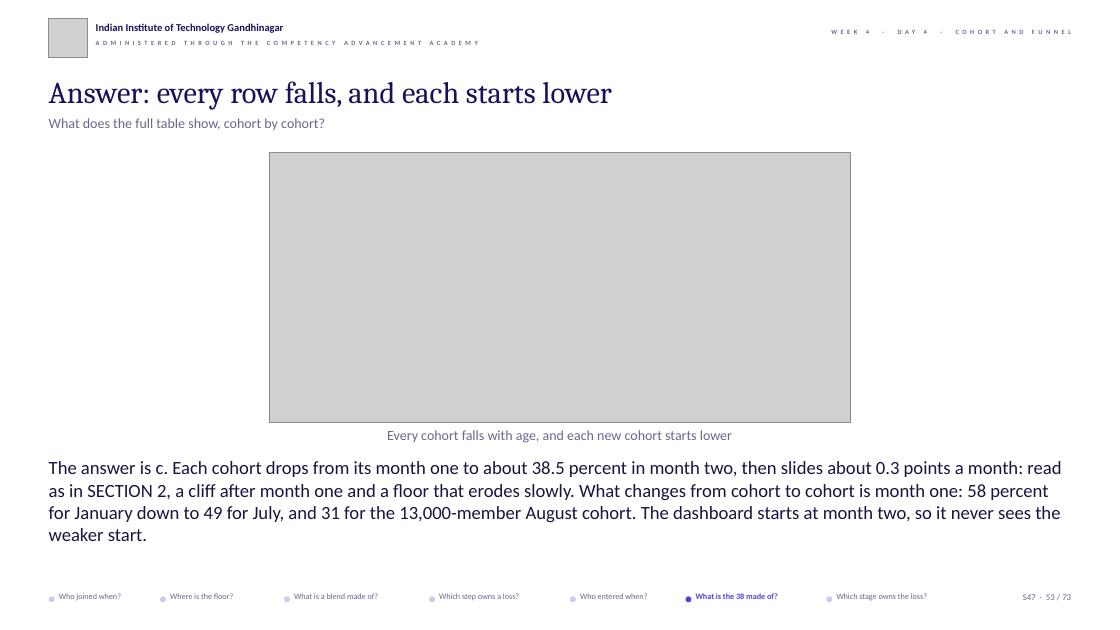
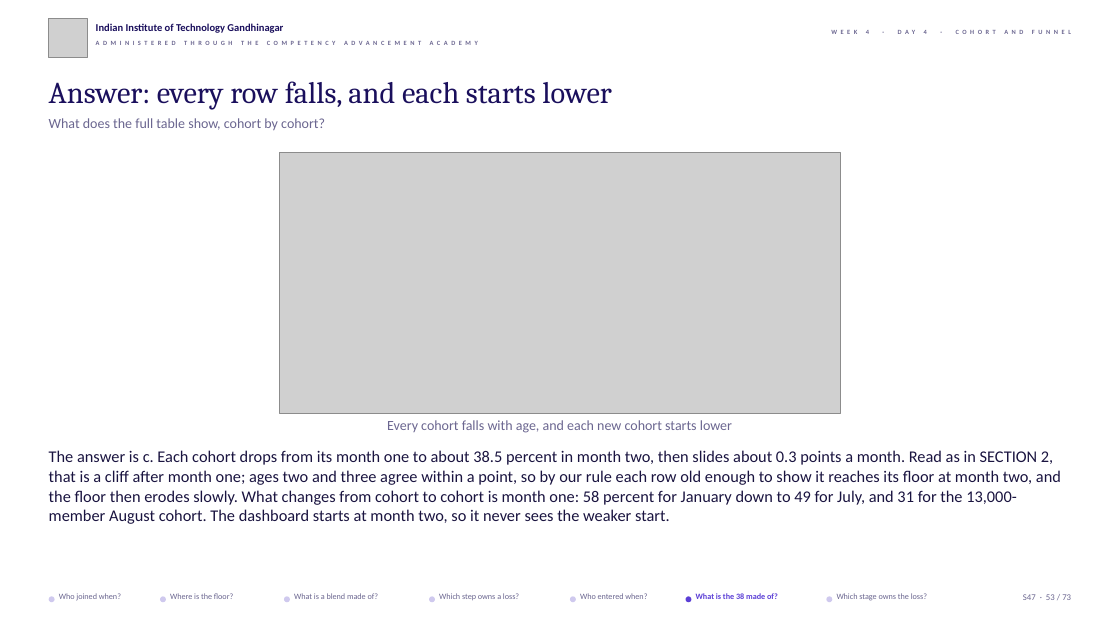
Before and after one commit to fde-academy-lab/c2-content-factory, a slide deck: slide 53 of content/W04/D4/slides/C2_W04_D04_half1_STUDENT.pptx. Drawn at 1120x630 pixels with LibreOffice and Linux fonts; fonts in the diff are those of the drawing; grey boxes stand for pictures; background and template pictures are left out. Boxes give left, top, right and bottom in pixels: in the first picture for what was removed or moved away, otherwise in the second. Text is boxed around its words. In the diff, an @@ line names an element or a change of style, - is before the commit and + after.

```diff
--- a/content/W04/D4/slides/C2_W04_D04_half1_STUDENT.pptx
+++ b/content/W04/D4/slides/C2_W04_D04_half1_STUDENT.pptx
@@ picture: place and size @@
-picture at (270,153,851,423)
+picture at (280,153,841,413)
@@ text "Every cohort falls with age, ...": place and size @@
-text "Every cohort falls with age, ..." at (387,430,732,443)
+text "Every cohort falls with age, ..." at (387,420,732,433)
@@ text at (49,450,1061,524): text changed; size 16 to 14 pt @@
-The answer is c. Each cohort drops from its month one to about 38.5 percent in month two, then slides about 0.3 points a month: read as in SECTION 2, a cliff after month one and a floor that erodes slowly. What changes from cohort to cohort is month one: 58 percent for January down to 49 for July, and 31 for the 13,000-member August cohort. The dashboard starts at month two, so it never sees the weaker start.
+The answer is c. Each cohort drops from its month one to about 38.5 percent in month two, then slides about 0.3 points a month. Read as in SECTION 2, that is a cliff after month one; ages two and three agree within a point, so by our rule each row old enough to show it reaches its floor at month two, and the floor then erodes slowly. What changes from cohort to cohort is month one: 58 percent for January down to 49 for July, and 31 for the 13,000-member August cohort. The dashboard starts at month two, so it never sees the weaker start.
```
Also in this commit, not shown: 32 other slides changed, 4 other files.
